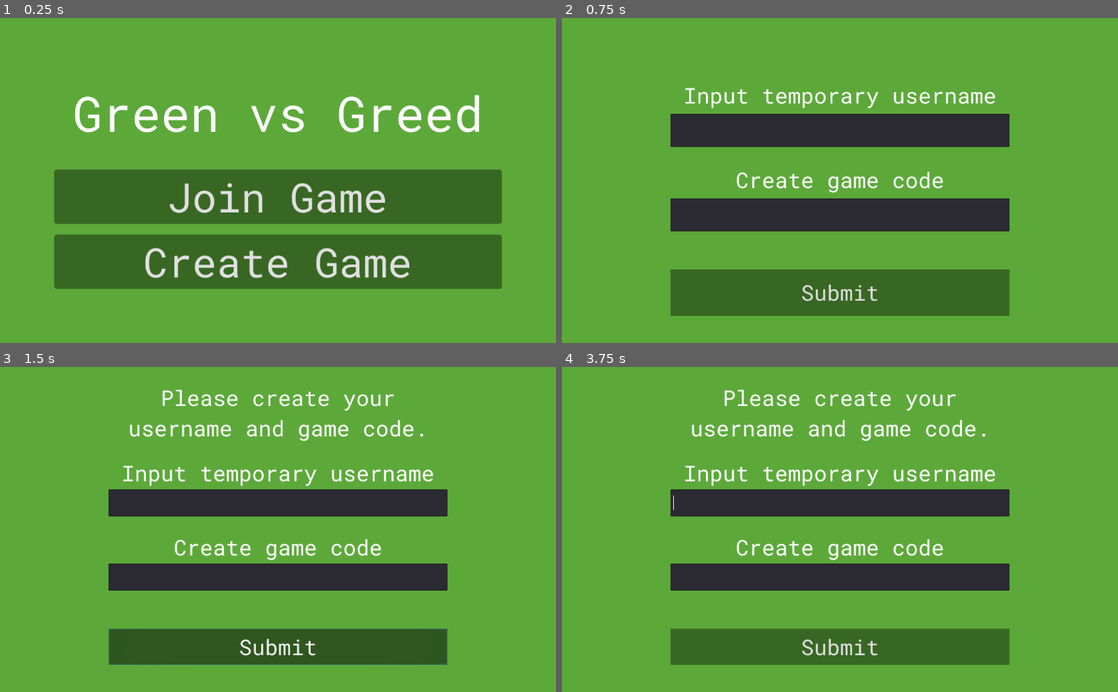
Above: before the commit, frames 1-4 (two rows, left to right).
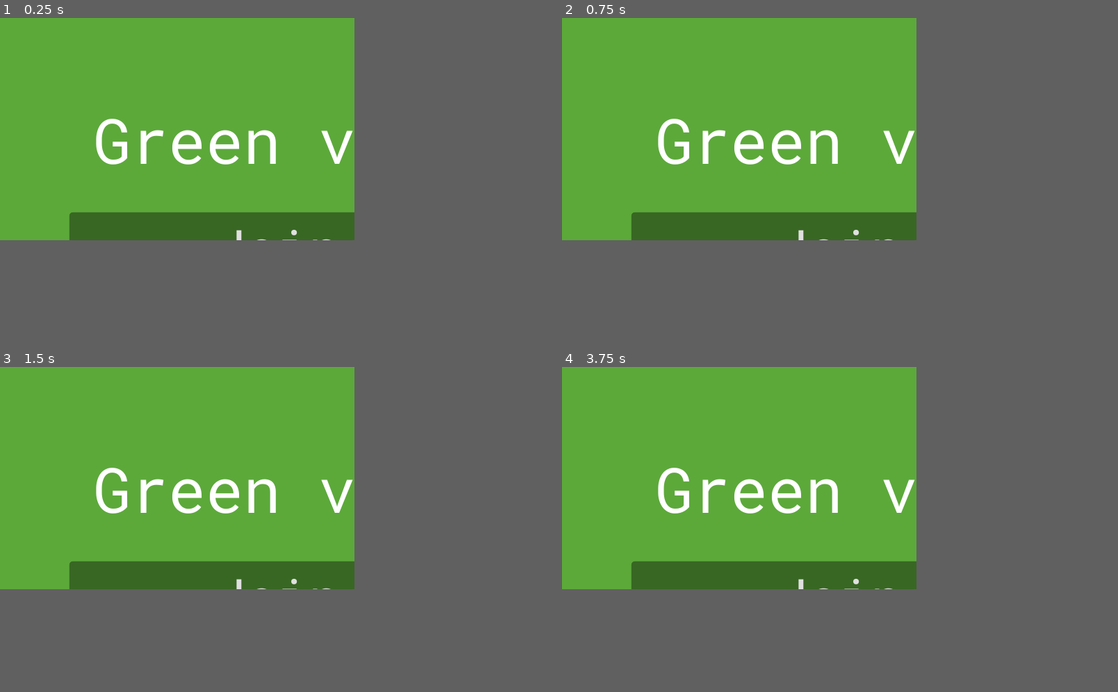
Above: after the commit, the same moments.

Repository: NicoleTomaszewski/GreenVsGreed
Game: Godot game, scene res://Scenes/Start Menu.tscn
Same seed, same stepped clock (60 frames per second), same inputs: the game is played once before the commit and once after it. The project has no main scene, so this scene is started directly.
Inputs (mouse positions are in pixels of both pictures, inside the frame that each line leads up to):
- Up to frame 1 (0.25 s): no input
- Up to frame 2 (0.75 s): click (840, 261) at 0.5 s, where only the run before the commit has a clickable "Create Game"
- Up to frame 3 (1.5 s): click (278, 640) at 1.25 s, where only the run before the commit has a clickable "Submit"
- Up to frame 4 (3.75 s): click (840, 646) at 2 s, where only the run before the commit has a clickable "Submit"; click (840, 646) at 2.75 s, where only the run before the commit has a clickable "Submit"; tap Enter at 3.5 s; move the mouse to (962, 513) at 3.52 s; click (962, 513) at 3.67 s
In our replay, the window is 800x468 before the commit and 510x320 after it. These sizes can differ from the game's own. Grey fills any space a smaller window leaves; there, only what the larger window draws over its background counts as a difference.

The runs differ from the first frame. In frame 1, 30% of the frame differs, in the area x 9-91%, y 23-84%; in frame 2, 25%; in frame 3, 22%; in frame 4, 22%.

Commit message:
graphics and basic mechanism

Diff:
--- a/MainScreen.tscn
+++ b/MainScreen.tscn
@@ -1,9 +1,12 @@
-[gd_scene load_steps=3 format=2]
+[gd_scene load_steps=4 format=2]
 
 [ext_resource path="res://Tile.tscn" type="PackedScene" id=1]
 [ext_resource path="res://UI.tscn" type="PackedScene" id=2]
+[ext_resource path="res://Map.gd" type="Script" id=3]
 
 [node name="MainScreen" type="Node2D"]
+position = Vector2( -8, 0 )
+script = ExtResource( 3 )
 
 [node name="Tiles" type="Node" parent="."]
 
--- /dev/null
+++ b/Map.gd
@@ -0,0 +1,30 @@
+extends Node2D
+
+
+# all the tiles in the game
+var allTiles : Array
+# all the tiles which have buildings on them
+var tilesWithBuildings : Array
+# size of a tile
+var tileSize : float = 64.0
+
+
+
+# Called when the node enters the scene tree for the first time.
+func _ready():
+	pass # Replace with function body.
+
+
+# returns a tile at the given position - returns null if no tile is found
+func get_tile_at_position (position):
+	# loop through all of the tiles
+	for x in range(allTiles.size()):
+		# if the tile matches our given position, return it
+		if allTiles[x].position == position and allTiles[x].hasBuilding == false:
+			return allTiles[x]
+	return null
+
+# disables all of the tile highlights
+func disable_tile_highlights ():
+	for x in range(allTiles.size()):
+		allTiles[x].toggle_highlight(false)
--- a/Scenes/Test Game.tscn
+++ b/Scenes/Test Game.tscn
@@ -1,6 +1,7 @@
-[gd_scene load_steps=5 format=2]
+[gd_scene load_steps=6 format=2]
 
 [ext_resource path="res://Scripts/Test Game.gd" type="Script" id=1]
+[ext_resource path="res://UI.tscn" type="PackedScene" id=2]
 
 [sub_resource type="StyleBoxFlat" id=1]
 bg_color = Color( 0.270588, 0.494118, 0.168627, 1 )
@@ -18,6 +19,13 @@
 margin_right = 1024.0
 margin_bottom = 600.0
 color = Color( 0.329412, 0.211765, 0.117647, 1 )
+
+[node name="UI" parent="." instance=ExtResource( 2 )]
+anchor_right = 0.0
+anchor_bottom = 0.0
+margin_left = 514.0
+margin_right = 1024.0
+rect_scale = Vector2( 2.63683, 1.87974 )
 
 [node name="HBoxContainer" type="HBoxContainer" parent="."]
 margin_right = 1024.0
--- a/Tile.gd
+++ b/Tile.gd
@@ -4,13 +4,60 @@
 # Declare member variables here. Examples:
 # var a = 2
 # var b = "text"
+var canPlaceBuilding : bool = false
+var buildingType = 0 #can assign different builds different number
+var isFarmer : bool = false
+var isCorp : bool = false
 
+var solar = preload("res://Assets/Graphics/Factory/SolarPanel.png")
+var greenhouse = preload("res://Assets/Graphics/Factory/Greenhouse.png")
+var mine = preload("res://Assets/Graphics/Factory/Mine.png")
+
+onready var highlight : Sprite = get_node("Highlight")
+onready var buildingIcon : Sprite = get_node("BuildingIcon")
+onready var ground : Sprite = get_node("Ground")
 
 # Called when the node enters the scene tree for the first time.
 func _ready():
-	pass # Replace with function body.
+	add_to_group("Tiles")
+
+func toggle_highlight (toggle):
+	highlight.visible = toggle
+	canPlaceBuilding = toggle
 
 
-# Called every frame. 'delta' is the elapsed time since the previous frame.
-#func _process(delta):
-#	pass
+func place_building ():
+	if buildingType == 0:
+		buildingType = 1
+		ground.modulate = Color(0,0,1)
+	elif buildingType == 1:
+		buildingType = 2
+		buildingIcon.set_texture(solar)
+	elif buildingType == 2:
+		buildingType = 3
+		buildingIcon.set_texture(greenhouse)
+	elif buildingType == 3:
+		buildingType = 4
+		buildingIcon.set_texture(mine)
+	else:
+		buildingType = 0
+		buildingIcon.set_texture(null)
+
+func _on_Tile_input_event(viewport, event, shape_idx):
+	if event is InputEventMouseButton \
+		and event.button_index == BUTTON_LEFT \
+		and event.pressed:
+			self.on_click()
+
+func on_click():
+	print("clicked")
+	place_building()
+
+
+func _on_Tile_mouse_entered():
+	toggle_highlight(true)
+
+
+
+func _on_Tile_mouse_exited():
+	toggle_highlight(false)
--- a/Tile.tscn
+++ b/Tile.tscn
@@ -1,22 +1,32 @@
-[gd_scene load_steps=4 format=2]
+[gd_scene load_steps=5 format=2]
 
-[ext_resource path="res://assets/gfs/Farmland/dirt_E.png" type="Texture" id=1]
+[ext_resource path="res://Assets/Graphics/Factory/Ground.png" type="Texture" id=1]
 [ext_resource path="res://Tile.gd" type="Script" id=2]
+[ext_resource path="res://Assets/Graphics/Factory/TileHighlight.png" type="Texture" id=3]
 
 [sub_resource type="RectangleShape2D" id=1]
-extents = Vector2( 32, 31 )
+extents = Vector2( 32, 32 )
 
 [node name="Tile" type="Area2D"]
 script = ExtResource( 2 )
 
-[node name="DirtE" type="Sprite" parent="."]
-position = Vector2( 40, 5.68434e-14 )
-scale = Vector2( 0.238355, 0.332264 )
+[node name="Ground" type="Sprite" parent="."]
+position = Vector2( 32, 32 )
 texture = ExtResource( 1 )
-offset = Vector2( -35, -60 )
+
+[node name="Highlight" type="Sprite" parent="."]
+visible = false
+position = Vector2( 32, 32 )
+scale = Vector2( 6.4, 6.4 )
+texture = ExtResource( 3 )
 
 [node name="BuildingIcon" type="Sprite" parent="."]
+position = Vector2( 32, 32 )
 
 [node name="CollisionShape2D" type="CollisionShape2D" parent="."]
-position = Vector2( 32, 33 )
+position = Vector2( 32, 32 )
 shape = SubResource( 1 )
+
+[connection signal="input_event" from="." to="." method="_on_Tile_input_event"]
+[connection signal="mouse_entered" from="." to="." method="_on_Tile_mouse_entered"]
+[connection signal="mouse_exited" from="." to="." method="_on_Tile_mouse_exited"]
--- a/UI.tscn
+++ b/UI.tscn
@@ -1,15 +1,15 @@
-[gd_scene load_steps=4 format=2]
+[gd_scene load_steps=5 format=2]
 
-[ext_resource path="res://assets/gfs/Plant/cornDouble_S.png" type="Texture" id=1]
-[ext_resource path="res://assets/gfs/Plant/cornYoung_N.png" type="Texture" id=2]
-[ext_resource path="res://assets/gfs/Plant/cornYoungDouble_E.png" type="Texture" id=3]
+[ext_resource path="res://Assets/Graphics/Factory/Greenhouse.png" type="Texture" id=1]
+[ext_resource path="res://Assets/Graphics/Factory/SolarPanel.png" type="Texture" id=2]
+[ext_resource path="res://Assets/Graphics/Factory/Base.png" type="Texture" id=3]
+[ext_resource path="res://Assets/Graphics/Factory/Mine.png" type="Texture" id=4]
 
 [node name="UI" type="Control"]
-anchor_right = 1.0
+anchor_right = 0.922
 anchor_bottom = 1.0
-margin_left = 320.0
-margin_right = -512.0
-margin_bottom = -280.0
+margin_left = 328.0
+margin_right = 328.0
 
 [node name="ColorRect" type="ColorRect" parent="."]
 margin_right = 192.0
@@ -62,13 +62,13 @@
 [node name="VBoxContainer" type="VBoxContainer" parent="."]
 margin_left = 128.0
 margin_top = 48.0
-margin_right = 434.0
-margin_bottom = 2132.0
-rect_scale = Vector2( 0.178625, 0.101178 )
+margin_right = 204.0
+margin_bottom = 340.0
+rect_scale = Vector2( 0.685158, 0.654964 )
 
 [node name="Item" type="Button" parent="VBoxContainer"]
-margin_right = 268.0
-margin_bottom = 518.0
+margin_right = 76.0
+margin_bottom = 70.0
 hint_tooltip = "$500"
 mouse_default_cursor_shape = 2
 size_flags_horizontal = 0
@@ -76,31 +76,34 @@
 icon = ExtResource( 1 )
 
 [node name="Item2" type="Button" parent="VBoxContainer"]
-margin_top = 522.0
-margin_right = 268.0
-margin_bottom = 1040.0
+margin_top = 74.0
+margin_right = 76.0
+margin_bottom = 144.0
+hint_tooltip = "1000"
 mouse_default_cursor_shape = 2
 size_flags_horizontal = 0
 size_flags_vertical = 0
-icon = ExtResource( 1 )
+icon = ExtResource( 3 )
 
 [node name="Item3" type="Button" parent="VBoxContainer"]
-margin_top = 1044.0
-margin_right = 268.0
-margin_bottom = 1562.0
+margin_top = 148.0
+margin_right = 76.0
+margin_bottom = 218.0
+hint_tooltip = "2000"
 mouse_default_cursor_shape = 2
 size_flags_horizontal = 0
 size_flags_vertical = 0
 icon = ExtResource( 2 )
 
 [node name="Item4" type="Button" parent="VBoxContainer"]
-margin_top = 1560.0
-margin_right = 268.0
-margin_bottom = 2084.0
+margin_top = 222.0
+margin_right = 76.0
+margin_bottom = 292.0
+hint_tooltip = "800"
 mouse_default_cursor_shape = 2
 size_flags_horizontal = 0
 size_flags_vertical = 0
-icon = ExtResource( 3 )
+icon = ExtResource( 4 )
 
 [node name="ShopText" type="Label" parent="."]
 margin_left = 128.0
--- a/project.godot
+++ b/project.godot
@@ -19,6 +19,11 @@
 IconLoaderGithub="*res://addons/github-integration/scripts/IconLoaderGithub.gd"
 RestHandler="*res://addons/github-integration/scripts/RestHandler.gd"
 
+[display]
+
+window/size/width=510
+window/size/height=320
+
 [editor_plugins]
 
 enabled=PoolStringArray( "res://addons/github-integration/plugin.cfg" )
Binary file added: Assets/Graphics/Factory/Base.png
Not shown, added: Assets/Graphics/Factory/Base.png.import
Binary file added: Assets/Graphics/Factory/Greenhouse.png
Not shown, added: Assets/Graphics/Factory/Greenhouse.png.import
Binary file added: Assets/Graphics/Factory/Ground.png
Not shown, added: Assets/Graphics/Factory/Ground.png.import
Binary file added: Assets/Graphics/Factory/Mine.png
Not shown, added: Assets/Graphics/Factory/Mine.png.import
Binary file added: Assets/Graphics/Factory/SolarPanel.png
Not shown, added: Assets/Graphics/Factory/SolarPanel.png.import
Binary file added: Assets/Graphics/Factory/TileHighlight.png
Not shown, added: Assets/Graphics/Factory/TileHighlight.png.import
